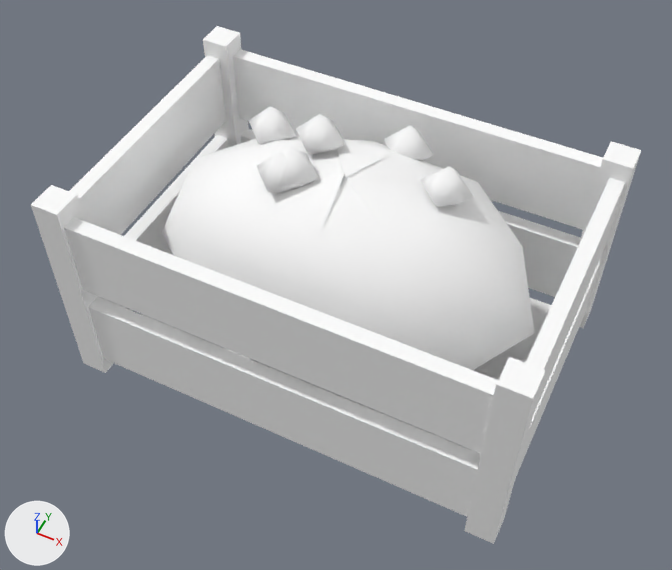
An edit to the glTF model games/yorimichi/assets/belmonte/meshes/SM_BM_BP_CrateProduce_B.glb, drawn before and after from the same camera.
Rendered twice from a 50 mm camera at (0.337, -0.695, 0.965) aimed at (0.004, -0.03, 0.133). The lights are fixed; the arrows at lower left show +X, +Y and +Z. The first picture is the older version. Vertices at exactly the same position are counted once.

Objects in the first picture: 'SM_BM_BP_CrateProduce_B'.
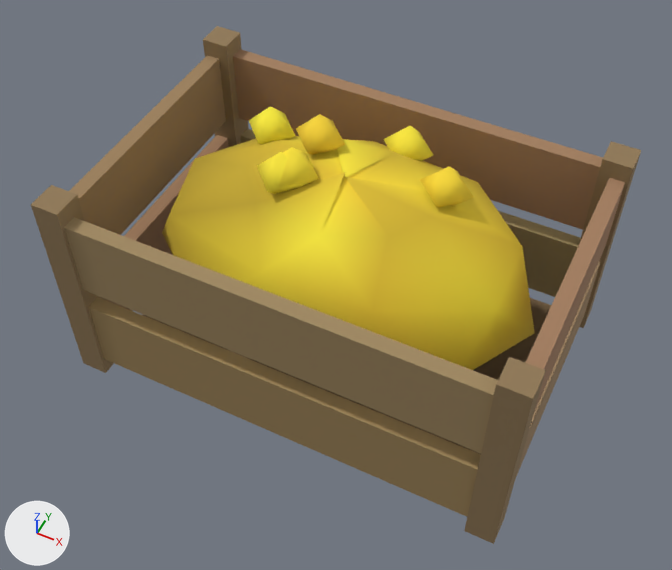
Changed parts and their boxes (x1, y1, x2, y2) in the pictures (672 x 570 px):
part 1 of me_sm_bp_crateproduce_b, recoloured (white to brown)
    both: (31, 26, 641, 544)
part 2 of me_sm_bp_crateproduce_b, recoloured (white to yellow)
    both: (169, 106, 535, 370)

What changed in the scene script:
```text
Change me_sm_bp_crateproduce_b:
    where me_sm_bp_crateproduce_b.from_pydata(...)  # 172 vertices, 208 faces; spans x -0.28..0.28, y -0.19..0.19, z 0.0..0.318
    used by ob_sm_bm_bp_crateproduce_b; location = (0.0, 0.0, 0.0)
    me_sm_bp_crateproduce_b part 1: 115 faces centred in x -0.28..0.28, y -0.19..0.19, z 0.022..0.28 are repainted in the vertex colours; the middle colour goes from white #ffffff to brown #9c7d5a
    me_sm_bp_crateproduce_b part 2: 93 faces centred in x -0.153..0.215, y -0.139..0.144, z 0.166..0.296 are repainted in the vertex colours; the middle colour goes from white #ffffff to yellow #ffde36
```
